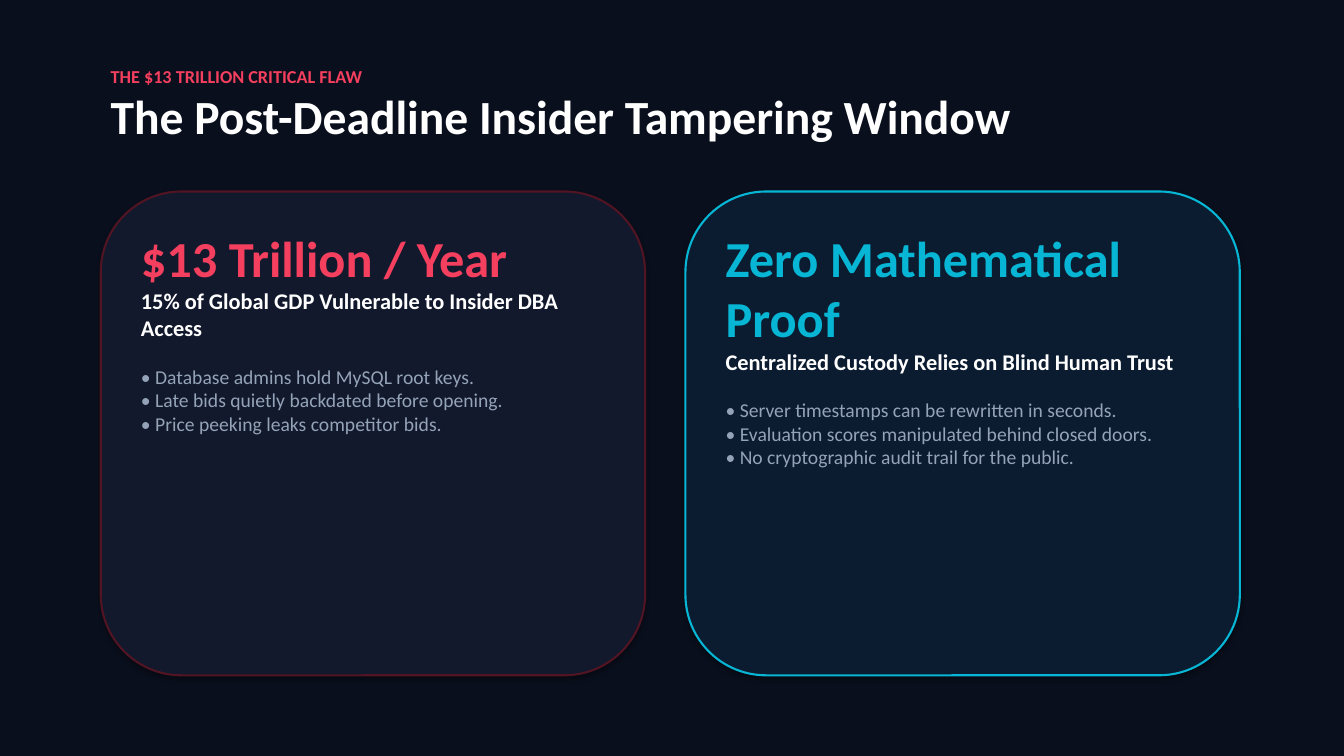
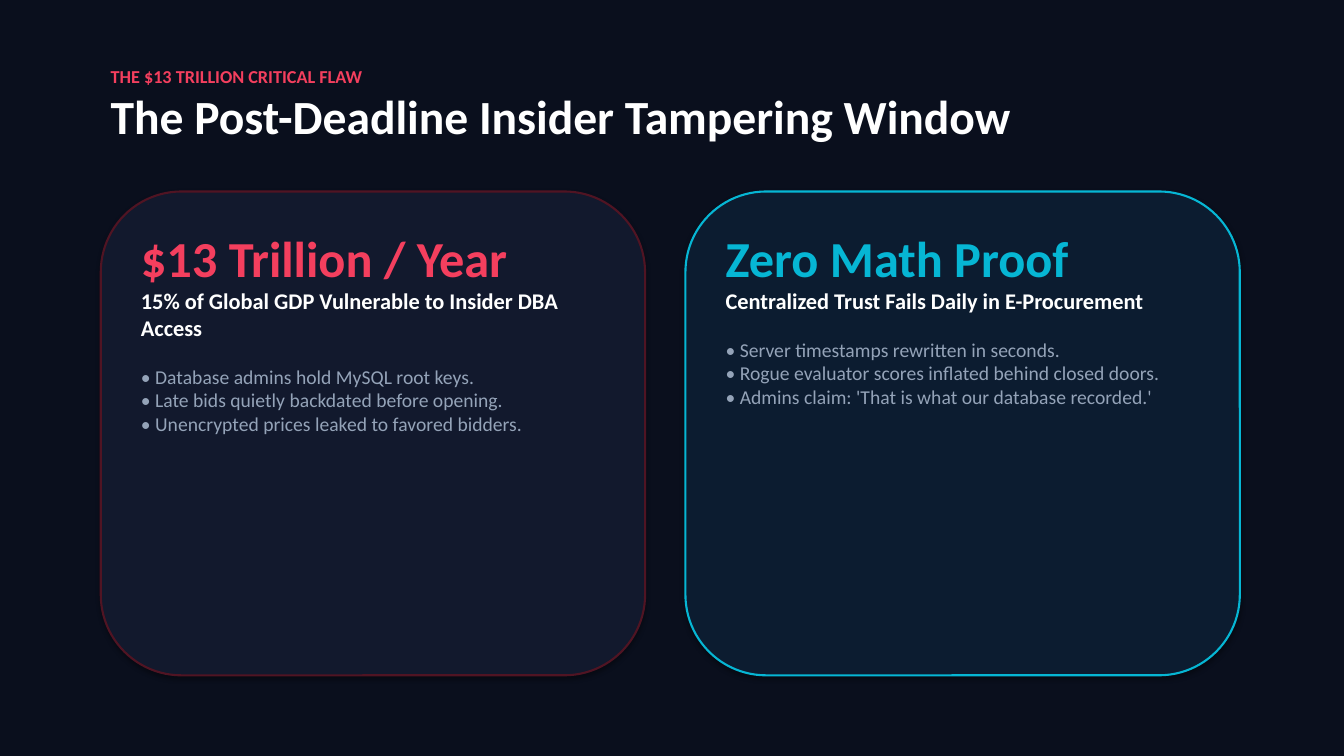
Before and after one commit to Ujjwal1396/BidTrace, a slide deck: slide 2 of BidTrace_Pitch_Deck_2Min.pptx. Drawn at 1344x756 pixels with LibreOffice and Linux fonts; fonts in the diff are those of the drawing. Boxes give left, top, right and bottom in pixels: in the first picture for what was removed or moved away, otherwise in the second. Text is boxed around its words. In the diff, an @@ line names an element or a change of style, - is before the commit and + after.

```diff
--- a/BidTrace_Pitch_Deck_2Min.pptx
+++ b/BidTrace_Pitch_Deck_2Min.pptx
@@ text at box(726, 241, 1159, 404): text changed @@
-Zero Mathematical Proof
-Centralized Custody Relies on Blind Human Trust
-• Server timestamps can be rewritten in seconds.
-• Evaluation scores manipulated behind closed doors.
-• No cryptographic audit trail for the public.
+Zero Math Proof
+Centralized Trust Fails Daily in E-Procurement
+• Server timestamps rewritten in seconds.
+• Rogue evaluator scores inflated behind closed doors.
+• Admins claim: 'That is what our database recorded.'
@@ text at box(155, 370, 522, 434): text changed @@
-• Database admins hold MySQL root keys.
-• Late bids quietly backdated before opening.
-• Price peeking leaks competitor bids.
+• Database admins hold MySQL root keys.
+• Late bids quietly backdated before opening.
+• Unencrypted prices leaked to favored bidders.
```
Also in this commit, not shown: 5 other slides changed, 4 other files.
